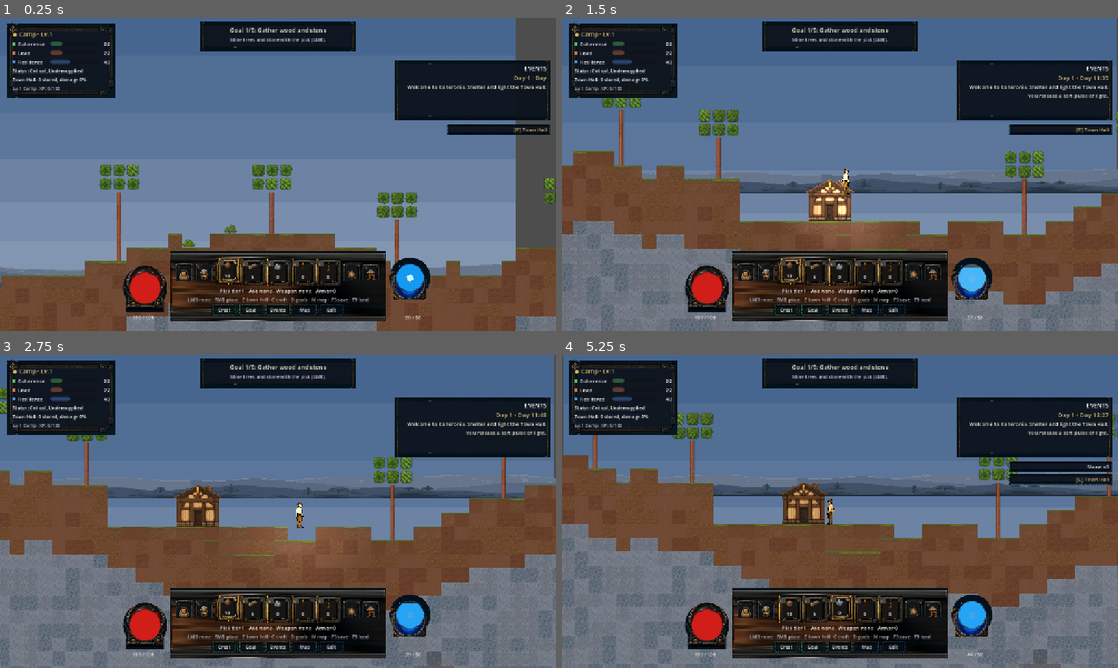
Above: before the commit, frames 1-4 (two rows, left to right).
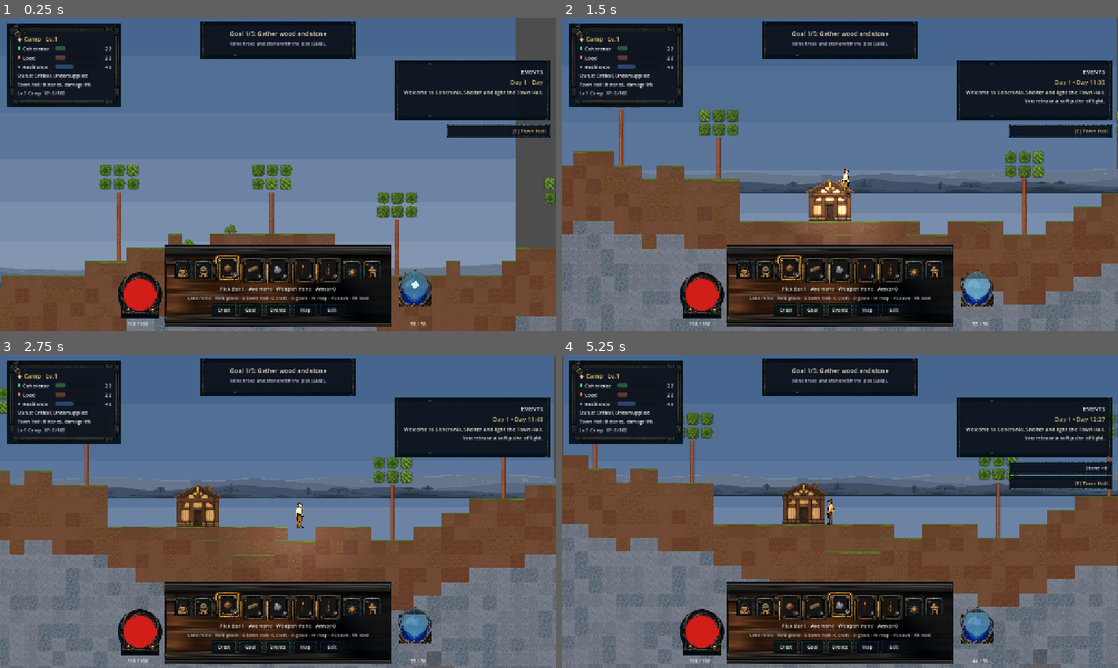
Above: after the commit, the same moments.

Repository: ppeck1/coheronia
Game: Godot game, scene res://scenes/main/Main.tscn
The game is run twice, just before and just after one commit, with the same random seed, the same clock (stepped at 60 frames per second) and the same inputs. This scene is started directly instead of the project's main scene.
Inputs (mouse positions are in pixels of both pictures, inside the frame that each line leads up to):
- Up to frame 1 (0.25 s): no input
- Up to frame 2 (1.5 s): tap Enter at 0.5 s; move the mouse to (962, 158) at 0.52 s; hold D (move_right) 0.53-1.25 s; tap R (attune_pulse) at 0.6 s; click (962, 158) at 0.67 s; tap Space (jump) at 0.77 s; drag from (728, 190) to (812, 237) at 1.27 s
- Up to frame 3 (2.75 s): move the mouse to (333, 442) at 2.02 s; hold D (move_right) from 2.03 s (still down); tap H (eat_food) at 2.1 s; click (333, 442) at 2.17 s
- Up to frame 4 (5.25 s): release D (move_right) at 2.75 s; drag from (812, 574) to (673, 464) at 2.77 s; move the mouse to (1006, 558) at 3.52 s; hold A (move_left) 3.53-4.25 s; tap 1 (hotbar_1) at 3.6 s; click (1006, 558) at 3.67 s; tap Space (jump) at 3.77 s; drag from (673, 464) to (756, 433) at 4.27 s; move the mouse to (867, 511) at 5.02 s; hold A (move_left) from 5.03 s (still down); tap 3 (hotbar_3) at 5.1 s; click (867, 511) at 5.17 s

The runs differ from the first frame. In frame 1, 12% of the frame differs, in the area x 1-99%, y 1-99%; in frame 2, 12%; in frame 3, 12%; in frame 4, 12%.

Commit message:
FQ-20 polish: operator-reviewed padding sweep + real liquid drain
- The health/attunement pools never visibly drained:
  TextureProgressBar nine_patch_stretch SQUASHES the disk into the fill
  sub-rect instead of cropping it. The disk mask is now pre-sized to the
  glass (_glass_mask_texture) with nine-patch off, so FILL_BOTTOM_TO_TOP
  truly crops; smoke asserts the no-squash configuration and the tour
  gained 10_vessel_damage_states as a permanent regression capture.
- Systematic padding: every painted style set content margins at/below
  its border art, putting text on the frame bevels. All margins now sit
  border + air (plain 18, ornate 24, chip 12/7, plate 22-26, slots 8)
  plus row separations in the crest/goal/events/dock stacks.
- Slots wear blueprint corners: large centered icon, count bottom-right,
  key number top-left; the slicer replaces the baked digit tabs with
  mirrored clean frame corners instead of a flat patch.
- Health orb: elliptical punch (+7/+5) plus bevel de-reddening kill the
  baked meniscus/reflections that read wrong on an empty pool. The
  attunement crystal is KEPT (punching destroyed the art) and charge now
  renders as a luminous bottom-up overlay over the dimmed crystal; its
  baked scene-glow halo and stray annotation ink are keyed out.
- Nav glyph buttons aspect-true (42x46) and vertically centered; chip
  frame re-sourced from the mockup clean Game Saved chip.

Gates green; isolated-worktree smoke 318/318; damage-state and
full-state renders reviewed at zoom against the operator annotations.

Co-Authored-By: Claude Fable 5 <noreply@anthropic.com>

Diff:
--- a/scripts/main/screenshot_tour.gd
+++ b/scripts/main/screenshot_tour.gd
@@ -68,6 +68,18 @@
 	await _shot("05_skill_tree")
 	hud.toggle_skill_panel()
 
+	# FQ-20 polish: damage-state proof — both liquid pools visibly drained
+	# (the nine-patch squash bug made "full" the only state a tour ever saw).
+	player.health = player.max_health * 0.35
+	player.attunement = player.max_attunement() * 0.3
+	hud.update_health(player.health, player.max_health)
+	hud.update_attunement(player.attunement, player.max_attunement())
+	await _shot("10_vessel_damage_states")
+	player.health = player.max_health
+	player.attunement = player.max_attunement()
+	hud.update_health(player.health, player.max_health)
+	hud.update_attunement(player.attunement, player.max_attunement())
+
 	# FQ-09W verification shot: a mined chamber at midday — backing walls
 	# behind the air, dark cave ambient, one torch as the readable light.
 	var shaft_x: int = hall_cell.x + 14
--- a/scripts/main/smoke_test.gd
+++ b/scripts/main/smoke_test.gd
@@ -1106,8 +1106,15 @@
 	# FQ-19: resource vessels — masked liquid fill plus the damage / recovery /
 	# zero / regeneration / use-pulse / full-core effect states. Overlay tints
 	# are set synchronously by update_*, so each transition is observable.
-	var _fq19v_masked: bool = hud._health_vessel_fill is TextureProgressBar \
-		and hud._attunement_vessel_fill is TextureProgressBar
+	# The mask texture must be pre-sized to the control with nine-patch OFF:
+	# nine-patch stretching squashes the disk instead of draining it (the
+	# operator-caught "health never drops" bug).
+	var _fq19v_hfill := hud._health_vessel_fill as TextureProgressBar
+	var _fq19v_masked: bool = _fq19v_hfill != null \
+		and hud._attunement_vessel_fill is TextureProgressBar \
+		and not _fq19v_hfill.nine_patch_stretch \
+		and _fq19v_hfill.texture_progress != null \
+		and _fq19v_hfill.texture_progress.get_size().is_equal_approx(_fq19v_hfill.size)
 	hud.update_health(80.0, 100.0)
 	hud.update_health(40.0, 100.0)
 	var _fq19v_damage: bool = hud._health_fx != null \
--- a/scripts/ui/hud.gd
+++ b/scripts/ui/hud.gd
@@ -603,10 +603,12 @@
 	var painted: Texture2D = _painted_texture(
 		"panel_frame_ornate" if kind == "ornate" else "panel_frame_plain")
 	if painted != null:
+		# Content margins sit WELL inside the border art (border + 8px of
+		# air) — text on the frame bevel was the operator's padding finding.
 		var psb := StyleBoxTexture.new()
 		psb.texture = painted
 		psb.set_texture_margin_all(16 if kind == "ornate" else 10)
-		psb.set_content_margin_all(13 if kind == "ornate" else 10)
+		psb.set_content_margin_all(24 if kind == "ornate" else 18)
 		return psb
 	var backplate: Texture2D = BlockRegistry.visual_texture("ui", "dock_backplate")
 	if backplate != null:
@@ -632,10 +634,10 @@
 		var psb := StyleBoxTexture.new()
 		psb.texture = painted
 		psb.set_texture_margin_all(6)
-		psb.content_margin_left = 8
-		psb.content_margin_right = 8
-		psb.content_margin_top = 4
-		psb.content_margin_bottom = 4
+		psb.content_margin_left = 12
+		psb.content_margin_right = 12
+		psb.content_margin_top = 7
+		psb.content_margin_bottom = 7
 		psb.modulate_color = tint
 		return psb
 	var sb := StyleBoxFlat.new()
@@ -678,6 +680,7 @@
 	_add_corner_medallion(crest)
 	add_child(crest)
 	var box := VBoxContainer.new()
+	box.add_theme_constant_override("separation", 4)
 	crest.add_child(box)
 	_crest_title = Label.new()
 	_crest_title.text = "◆ Camp · Lv.1"
@@ -747,6 +750,7 @@
 	_goal_panel.add_theme_stylebox_override("panel", _module_panel_style())
 	add_child(_goal_panel)
 	var col := VBoxContainer.new()
+	col.add_theme_constant_override("separation", 5)
 	_goal_panel.add_child(col)
 	_goal_label = Label.new()
 	_goal_label.horizontal_alignment = HORIZONTAL_ALIGNMENT_CENTER
@@ -887,10 +891,11 @@
 		plate_art.texture_margin_bottom = 18
 		plate_art.texture_margin_left = 6
 		plate_art.texture_margin_right = 6
-		plate_art.content_margin_top = 16
-		plate_art.content_margin_bottom = 12
-		plate_art.content_margin_left = 14
-		plate_art.content_margin_right = 14
+		# Rails are 18px of art; content clears them plus air on every side.
+		plate_art.content_margin_top = 26
+		plate_art.content_margin_bottom = 24
+		plate_art.content_margin_left = 22
+		plate_art.content_margin_right = 22
 		panel.add_theme_stylebox_override("panel", plate_art)
 	elif backplate != null:
 		var dock_art := StyleBoxTexture.new()
@@ -908,6 +913,7 @@
 		panel.add_theme_stylebox_override("panel", dock_style)
 	band.add_child(panel)
 	var box := VBoxContainer.new()
+	box.add_theme_constant_override("separation", 5)
 	panel.add_child(box)
 	_mine_bar = ProgressBar.new()
 	_mine_bar.custom_minimum_size = Vector2(180, 10)
@@ -954,18 +960,23 @@
 		slot.custom_minimum_size = Vector2(56, 60)
 		slot.add_theme_stylebox_override("panel", _slot_normal_sb)
 		cell.add_child(slot)
-		var col := VBoxContainer.new()
-		slot.add_child(col)
+		# Blueprint corners (operator polish pass): LARGE icon centered in
+		# the cell, count in the bottom-right corner, key number in the
+		# top-left — overlapping full-rect children, no dead bottom band.
+		var icon_center := CenterContainer.new()
+		icon_center.mouse_filter = Control.MOUSE_FILTER_IGNORE
+		slot.add_child(icon_center)
 		var icon := TextureRect.new()
-		icon.custom_minimum_size = Vector2(24, 24)
+		icon.custom_minimum_size = Vector2(28, 28)
+		icon.expand_mode = TextureRect.EXPAND_IGNORE_SIZE
 		icon.stretch_mode = TextureRect.STRETCH_KEEP_ASPECT_CENTERED
-		icon.size_flags_horizontal = Control.SIZE_SHRINK_CENTER
-		col.add_child(icon)
-		var count := _label(col, "")
-		count.horizontal_alignment = HORIZONTAL_ALIGNMENT_CENTER
+		icon_center.add_child(icon)
+		var count := Label.new()
+		count.horizontal_alignment = HORIZONTAL_ALIGNMENT_RIGHT
+		count.size_flags_vertical = Control.SIZE_SHRINK_END
 		count.add_theme_font_size_override("font_size", 11)
-		# Blueprint key number in the slot's top corner; the PanelContainer
-		# lays both children over the same rect, so the tag overlays the tile.
+		count.mouse_filter = Control.MOUSE_FILTER_IGNORE
+		slot.add_child(count)
 		var key_tag := Label.new()
 		key_tag.text = str(i + 1)
 		key_tag.add_theme_font_size_override("font_size", 9)
@@ -1024,7 +1035,10 @@
 		button.icon = glyph
 		button.expand_icon = true
 		button.icon_alignment = HORIZONTAL_ALIGNMENT_CENTER
-		button.custom_minimum_size = Vector2(40, 44)
+		button.vertical_icon_alignment = VERTICAL_ALIGNMENT_CENTER
+		# Aspect-true to the painted 48x52 glyphs so the frame never crops.
+		button.custom_minimum_size = Vector2(42, 46)
+		button.size_flags_vertical = Control.SIZE_SHRINK_CENTER
 		var empty := StyleBoxEmpty.new()
 		for state in ["normal", "hover", "pressed", "disabled"]:
 			button.add_theme_stylebox_override(state, empty)
@@ -1046,11 +1060,32 @@
 # the slicer prints these values ("health orb: cx=98 cy=102 glass_r=56" + the
 # punch offsets) on every run; re-slicing the mockup means re-checking them.
 # All values in texture pixels: glass center and punched radius.
+# "overlay" vessels keep their baked crystal art and render charge as a
+# luminous bottom-up brightener instead of an opaque liquid over a punched
+# hole (the attunement crystal is not a liquid — operator polish loop).
 const PAINTED_ORB_GEOMETRY := {
-	"orb_health_frame": {"tex": Vector2(180, 196), "center": Vector2(98, 102), "radius": 59.0},
-	"orb_attunement_frame": {"tex": Vector2(188, 216), "center": Vector2(82, 79), "radius": 54.0},
+	"orb_health_frame": {"tex": Vector2(180, 196), "center": Vector2(98, 102), "radius": 62.0},
+	"orb_attunement_frame": {"tex": Vector2(188, 216), "center": Vector2(82, 81), "radius": 51.0, "overlay": true},
 }
 const PAINTED_ORB_WIDTH := 112.0
+var _glass_mask_cache: Dictionary = {}   # diameter -> ImageTexture
+
+
+## FQ-20 polish: the 32px disk mask cropped to its disk (art px 5..26) and
+## resized to the exact glass diameter. TextureProgressBar can then crop the
+## liquid natively (nine-patch stretching SQUASHES the disk instead of
+## draining it — the "health never drops" bug the operator caught).
+func _glass_mask_texture(diameter: int) -> Texture2D:
+	if _glass_mask_cache.has(diameter):
+		return _glass_mask_cache[diameter]
+	var src: Texture2D = BlockRegistry.visual_texture("ui", "orb_fill_mask")
+	if src == null:
+		return null
+	var disk: Image = src.get_image().get_region(Rect2i(5, 5, 22, 22))
+	disk.resize(diameter, diameter, Image.INTERPOLATE_BILINEAR)
+	var tex := ImageTexture.create_from_image(disk)
+	_glass_mask_cache[diameter] = tex
+	return tex
 
 
 ## One flanking resource orb — its own object (Photo 1/2) with the numeric
@@ -1066,6 +1101,7 @@
 	var frame_size: Vector2
 	var glass_center: Vector2
 	var glass_radius: float
+	var charge_overlay := false
 	if painted != null and PAINTED_ORB_GEOMETRY.has(ui_id):
 		var geometry: Dictionary = PAINTED_ORB_GEOMETRY[ui_id]
 		var art_scale: float = PAINTED_ORB_WIDTH / (geometry.tex as Vector2).x
@@ -1073,16 +1109,17 @@
 		frame_size = (geometry.tex as Vector2) * art_scale
 		glass_center = (geometry.center as Vector2) * art_scale
 		glass_radius = float(geometry.radius) * art_scale
+		charge_overlay = bool(geometry.get("overlay", false))
 	else:
 		frame_tex = BlockRegistry.visual_texture("ui", ui_id)
 		frame_size = Vector2(96, 96)
 		glass_center = Vector2(48, 48)
 		glass_radius = 33.0
-	# The 32px disk mask spans px 5..26, so the fill control must be larger
-	# than the glass by 32/22 for the disk to land exactly on the hole.
-	var fill_size: float = glass_radius * 2.0 * 32.0 / 22.0
-	var fill_rect := Rect2(glass_center - Vector2(fill_size, fill_size) / 2.0,
-		Vector2(fill_size, fill_size))
+	# The liquid disk spans the punched hole exactly; the punch already
+	# clears the ring's inner bevel (operator polish finding).
+	var glass_d: int = int(round(glass_radius * 2.0))
+	var fill_rect := Rect2(glass_center - Vector2(glass_d, glass_d) / 2.0,
+		Vector2(glass_d, glass_d))
 	var vessel := Control.new()
 	vessel.name = "ResourceVessel"
 	vessel.custom_minimum_size = Vector2(frame_size.x, frame_size.y + 16)
@@ -1090,16 +1127,23 @@
 	# Masked bottom-up liquid when the disk mask exists — the fluid is
 	# clipped to the orb interior so it can never bleed under the ring frame.
 	# The original code-drawn ProgressBar stays as the validated fallback.
-	var mask: Texture2D = BlockRegistry.visual_texture("ui", "orb_fill_mask")
+	var mask: Texture2D = _glass_mask_texture(glass_d)
 	var fill: Range
 	if mask != null:
+		# nine_patch_stretch stays OFF: the texture is pre-sized to the
+		# control, so FILL_BOTTOM_TO_TOP truly crops and the pool drains.
 		var liquid := TextureProgressBar.new()
-		liquid.nine_patch_stretch = true
 		liquid.fill_mode = TextureProgressBar.FILL_BOTTOM_TO_TOP
 		liquid.texture_under = mask
-		liquid.tint_under = Color(0.02, 0.04, 0.08, 0.88)
 		liquid.texture_progress = mask
-		liquid.tint_progress = fill_color
+		if charge_overlay:
+			# Crystal charge: dim the uncharged art, brighten the charged
+			# part — the baked crystal stays visible either way.
+			liquid.tint_under = Color(0.0, 0.02, 0.1, 0.62)
+			liquid.tint_progress = Color(0.5, 0.9, 1.0, 0.42)
+		else:
+			liquid.tint_under = Color(0.02, 0.04, 0.08, 0.88)
+			liquid.tint_progress = fill_color
 		liquid.position = fill_rect.position
 		liquid.size = fill_rect.size
 		fill = liquid
@@ -1124,10 +1168,26 @@
 	fill.max_value = 100.0
 	fill.value = 100.0
 	fill.mouse_filter = Control.MOUSE_FILTER_IGNORE
-	vessel.add_child(fill)
+	var frame := TextureRect.new()
+	frame.name = "Frame"
+	frame.position = Vector2.ZERO
+	frame.size = frame_size
+	frame.expand_mode = TextureRect.EXPAND_IGNORE_SIZE
+	frame.stretch_mode = TextureRect.STRETCH_SCALE
+	frame.texture = frame_tex
+	frame.pivot_offset = frame_size / 2.0   # use-pulse scales around center
+	frame.mouse_filter = Control.MOUSE_FILTER_IGNORE
+	# Liquid vessels: fluid UNDER the ring (punched glass shows it).
+	# Charge overlays: brightener OVER the baked crystal art.
+	if charge_overlay:
+		vessel.add_child(frame)
+		vessel.add_child(fill)
+	else:
+		vessel.add_child(fill)
+		vessel.add_child(frame)
 	if with_core:
-		# Blueprint "bright geometric core": a rotating diamond behind the
-		# frame, dim while charging and bright at full attunement.
+		# Blueprint "bright geometric core": a rotating diamond, dim while
+		# charging and bright at full attunement.
 		var core := ColorRect.new()
 		core.name = "Core"
 		core.color = Color(0.82, 0.96, 1.0)
@@ -1138,16 +1198,6 @@
 		core.self_modulate = Color(0.4, 0.65, 0.85, 0.5)
 		core.mouse_filter = Control.MOUSE_FILTER_IGNORE
 		vessel.add_child(core)
-	var frame := TextureRect.new()
-	frame.name = "Frame"
-	frame.position = Vector2.ZERO
-	frame.size = frame_size
-	frame.expand_mode = TextureRect.EXPAND_IGNORE_SIZE
-	frame.stretch_mode = TextureRect.STRETCH_SCALE
-	frame.texture = frame_tex
-	frame.pivot_offset = frame_size / 2.0   # use-pulse scales around center
-	frame.mouse_filter = Control.MOUSE_FILTER_IGNORE
-	vessel.add_child(frame)
 	# Effect overlay — damage flash / recovery glow / regeneration shimmer
 	# land here as a tinted disk that tweens back to transparent. Shares the
 	# fill rect so the mask's disk aligns with the glass hole.
@@ -1188,7 +1238,7 @@
 			var psb := StyleBoxTexture.new()
 			psb.texture = ptex
 			psb.set_texture_margin_all(14 if painted_id == "slot_frame_selected" else 12)
-			psb.set_content_margin_all(5)
+			psb.set_content_margin_all(8)
 			return psb
 	var tex := BlockRegistry.visual_texture("ui", ui_id)
 	if tex != null:
@@ -1329,7 +1379,7 @@
 	_event_panel.add_theme_stylebox_override("panel", _module_panel_style())
 	add_child(_event_panel)
 	var event_box := VBoxContainer.new()
-	event_box.add_theme_constant_override("separation", 2)
+	event_box.add_theme_constant_override("separation", 4)
 	_event_panel.add_child(event_box)
 	var event_title := _label(event_box, "EVENTS")
 	event_title.horizontal_alignment = HORIZONTAL_ALIGNMENT_RIGHT
Binary file changed: art/generated/ui_painted/chip_frame.png
Binary file changed: art/generated/ui_painted/orb_attunement_frame.png
Binary file changed: art/generated/ui_painted/orb_health_frame.png
Binary file changed: art/generated/ui_painted/slot_frame.png
Binary file changed: art/generated/ui_painted/slot_frame_selected.png
Not shown, changed: .project/runs/20260715_coheronia_fq20_command_center_chrome.md
Not shown, changed: scripts/art/slice_hud_chrome.py
